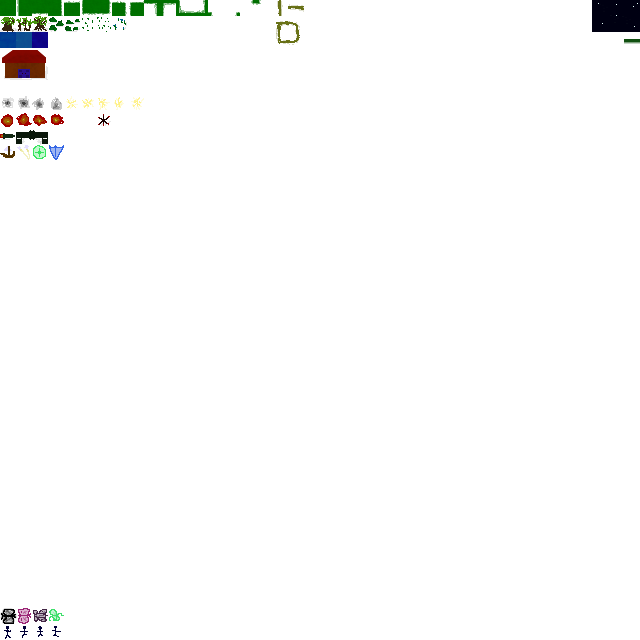
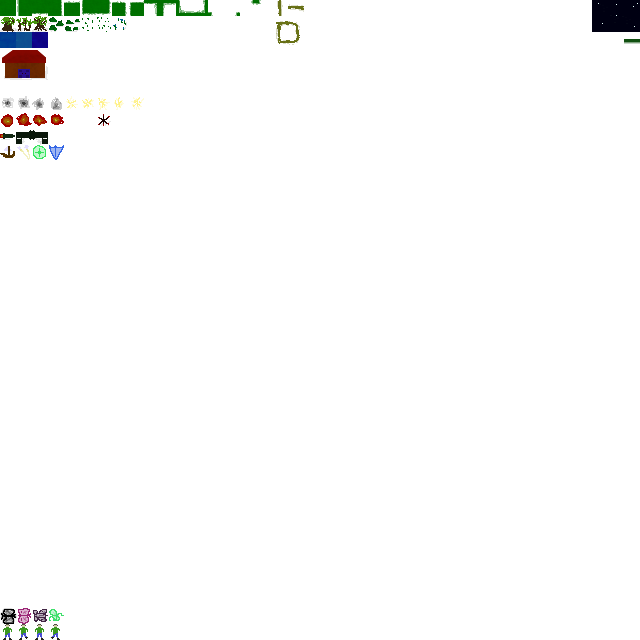
Before/after of a (640, 640) layered artwork. What changed in the layer stack:
painted on "Background" over [3, 624, 61, 640]
painted on "shadows" over [4, 625, 61, 639]
